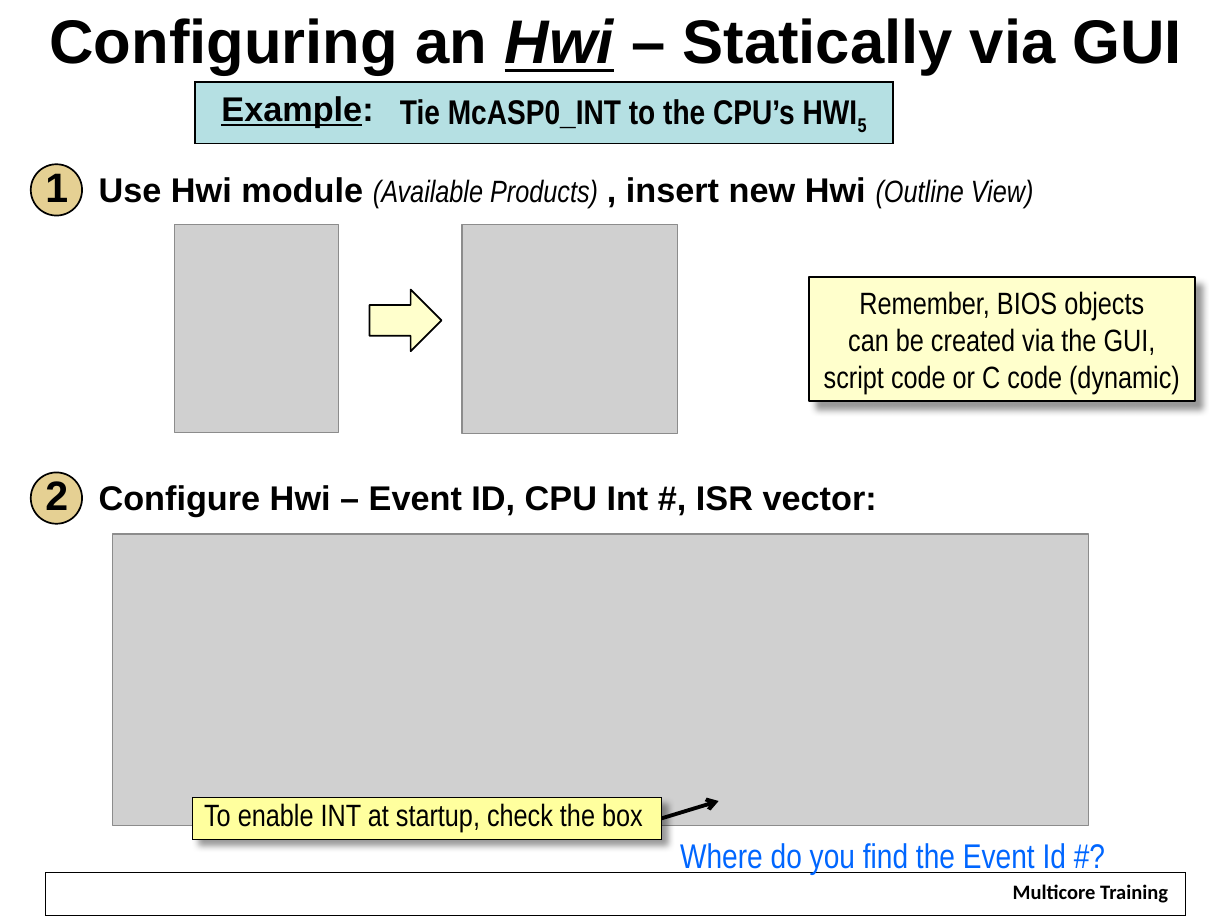
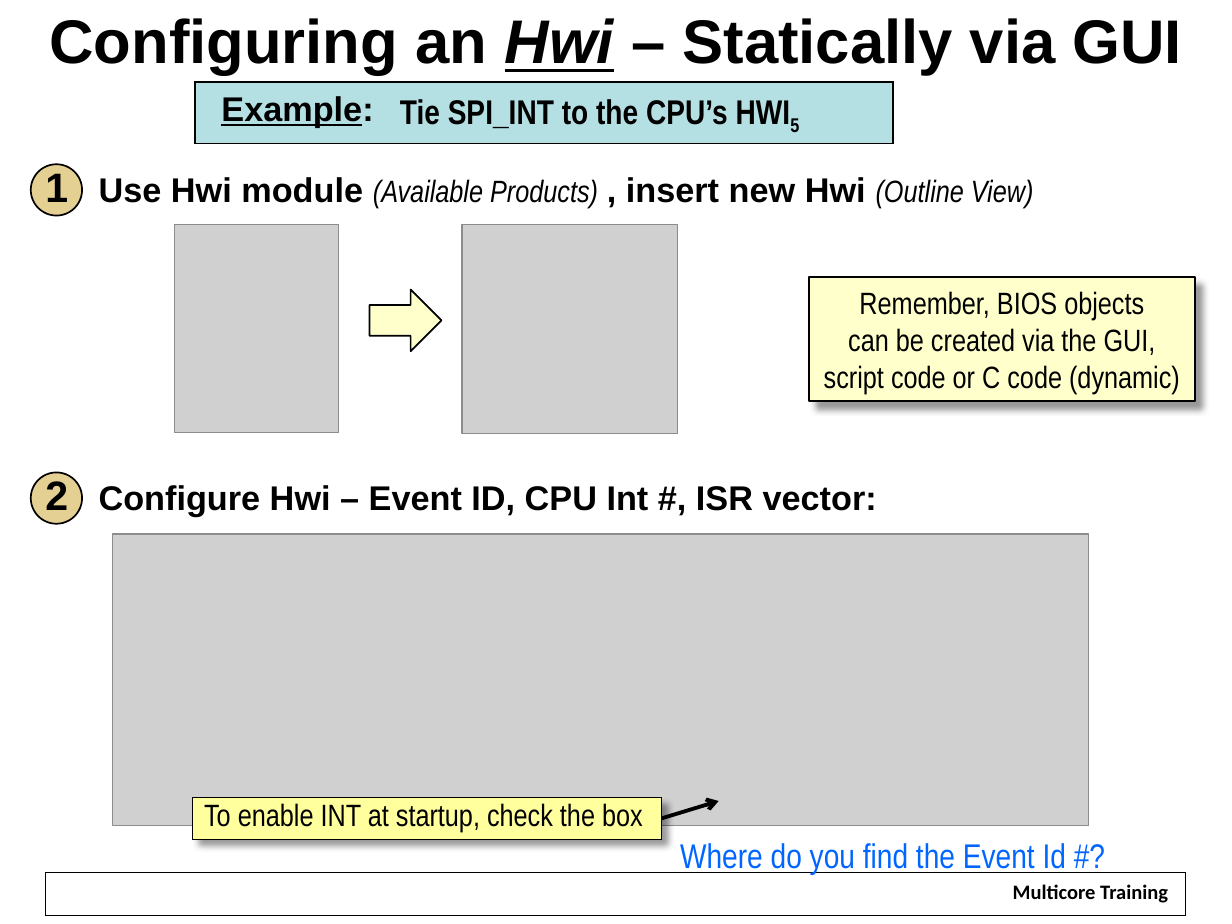
Before and after one commit to hari1989/keystone-workshop, a slide deck: slide 39 of slides/Intro to SYSBIOS.pptx. Drawn at 1232x924 pixels with LibreOffice and Linux fonts; fonts in the diff are those of the drawing; grey boxes stand for pictures; background and template pictures are left out. Boxes give left, top, right and bottom in pixels: in the first picture for what was removed or moved away, otherwise in the second. Text is boxed around its words. In the diff, an @@ line names an element or a change of style, - is before the commit and + after.

```diff
--- a/slides/Intro to SYSBIOS.pptx
+++ b/slides/Intro to SYSBIOS.pptx
@@ text at bbox=[400, 99, 728, 129]: text changed @@
-Tie McASP0_INT to the CPU’s HWI5
+Tie SPI_INT to the CPU’s HWI5
```
Also in this commit, not shown: 4 other slides changed.
